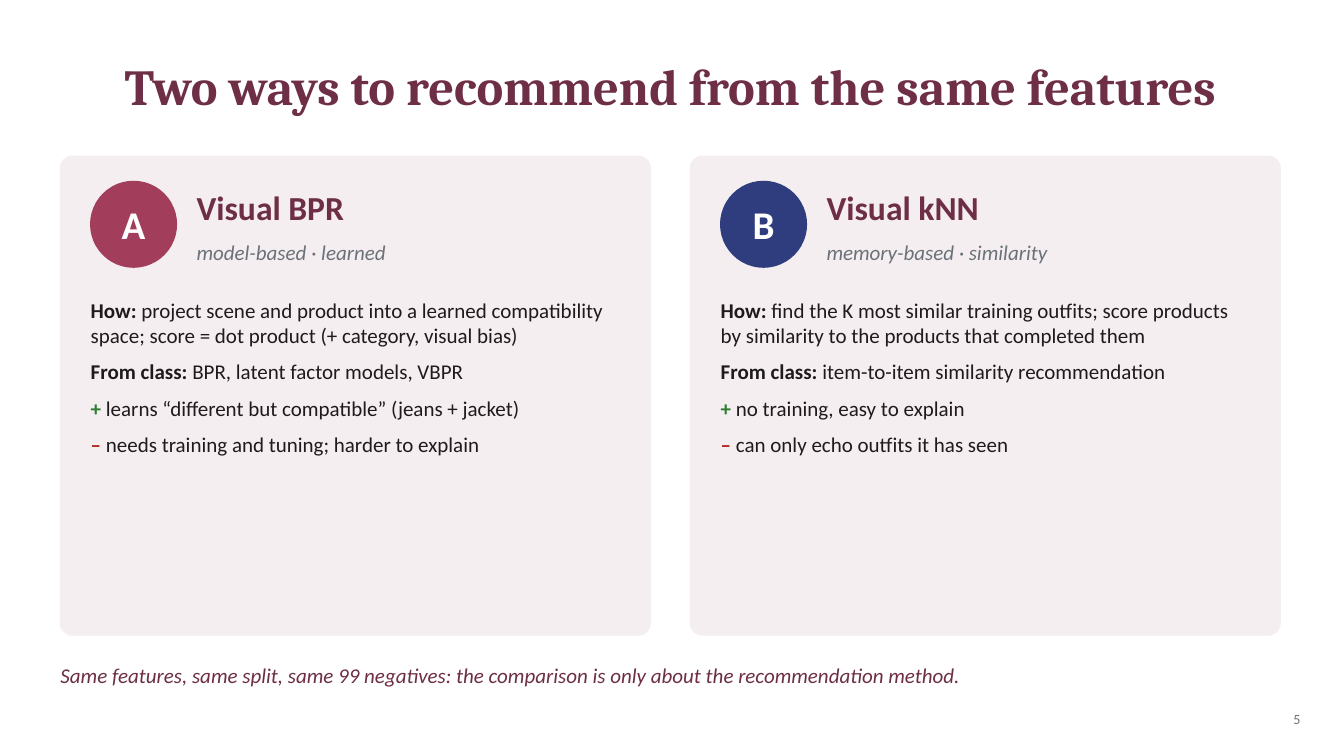
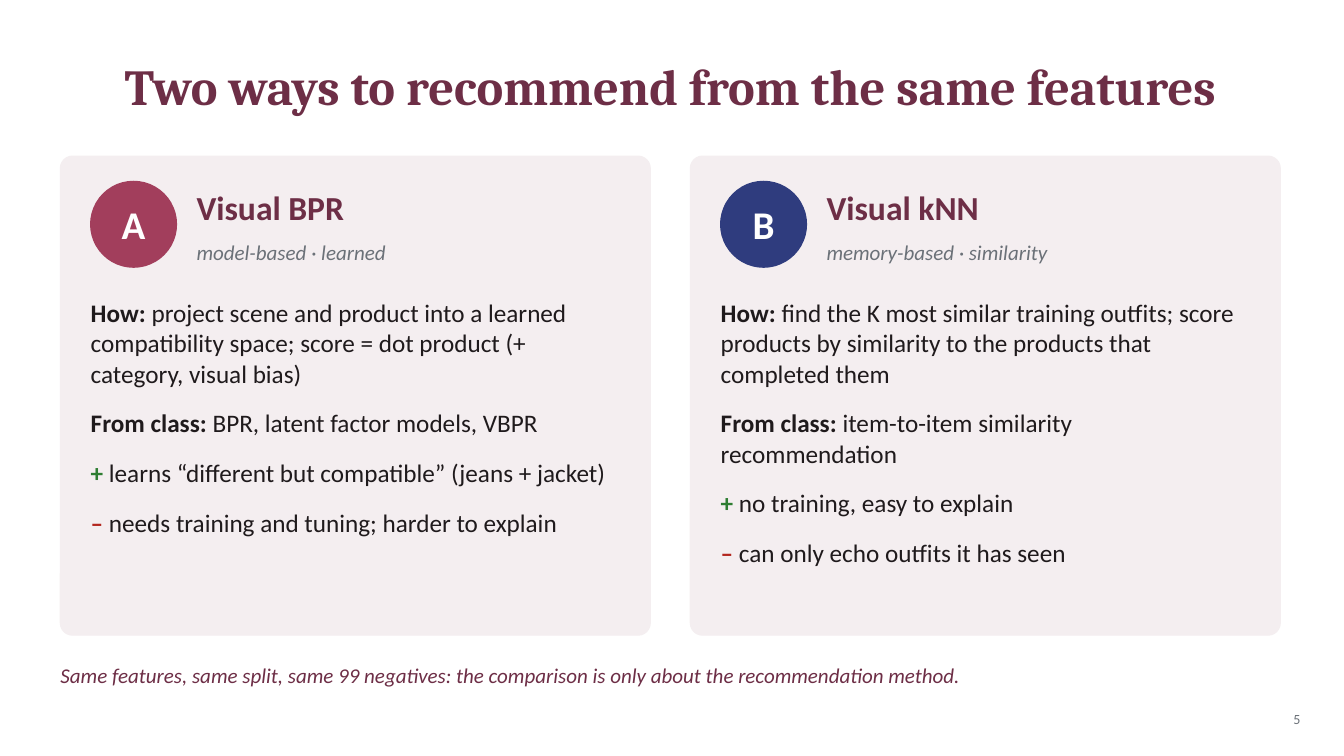
Before and after one commit to raw012/PInterest-Recommender-System, a slide deck: slide 5 of slides.pptx. Drawn at 1344x756 pixels with LibreOffice and Linux fonts; fonts in the diff are those of the drawing. Boxes give left, top, right and bottom in pixels: in the first picture for what was removed or moved away, otherwise in the second. Text is boxed around its words. In the diff, an @@ line names an element or a change of style, - is before the commit and + after.

Commit message:
Slides: draw charts as shapes so they render in Keynote/WPS; larger method-card text

```diff
--- a/slides.pptx
+++ b/slides.pptx
@@ text "How: project scene and product ..." at (x1=91, y1=304, x2=605, y2=537): size 15 to 18 pt; more space between paragraphs @@
@@ text "How: find the K most ..." at (x1=721, y1=304, x2=1234, y2=566): size 15 to 18 pt; more space between paragraphs @@
```
Also in this commit, not shown: 2 other slides changed.
